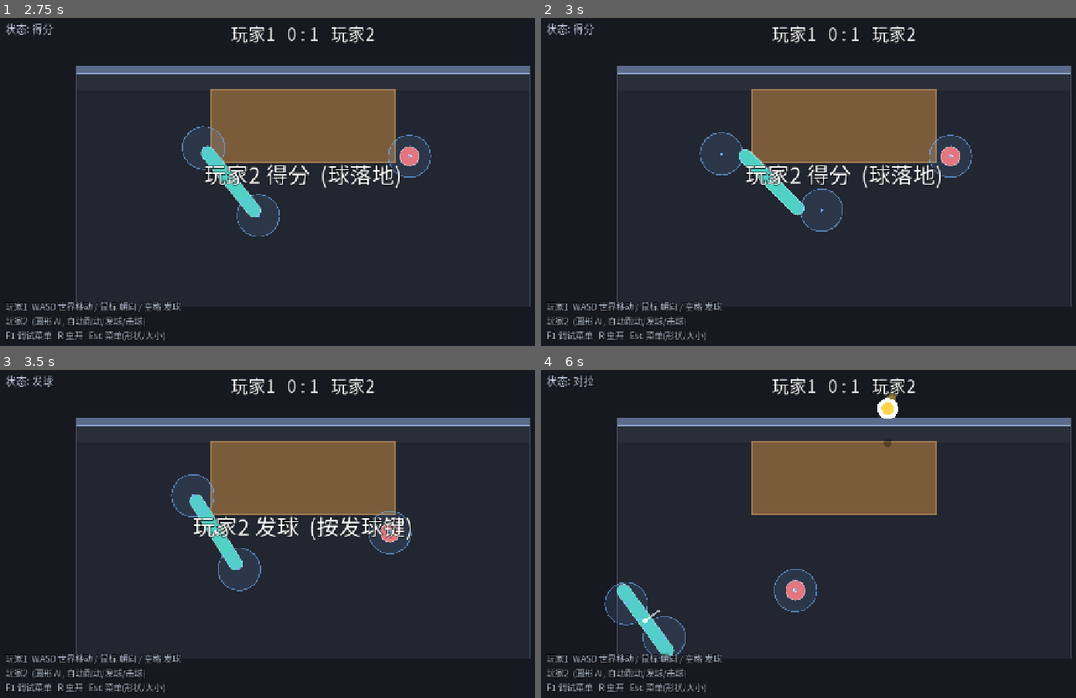
Above: before the commit, frames 1-4 (two rows, left to right).
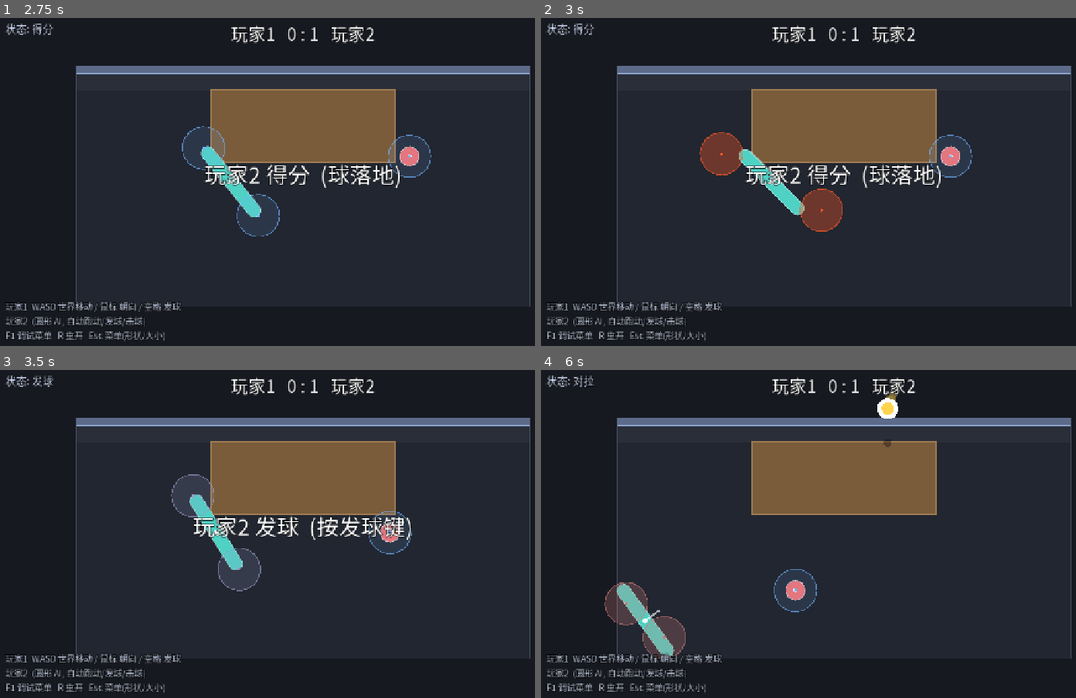
Above: after the commit, the same moments.

Repository: shuperidou/BMA-Arena
Game: Godot game, scene res://scenes/Main.tscn
Same seed, same stepped clock (60 frames per second), same inputs: the game is played once before the commit and once after it.
Inputs (mouse positions are in pixels of both pictures, inside the frame that each line leads up to):
- Up to frame 1 (2.75 s): tap Enter at 0.5 s; move the mouse to (438, 168) at 0.52 s; hold D 0.53-1.25 s; tap 2 at 0.6 s; click (438, 168) at 0.67 s; tap Space at 0.77 s; drag from (181, 204) to (272, 254) at 1.27 s; move the mouse to (363, 109) at 2.02 s; hold D from 2.03 s (still down); tap 4 at 2.1 s
- Up to frame 2 (3 s): release D at 2.75 s; tap Space at 2.75 s; drag from (813, 254) to (658, 132) at 2.77 s
- Up to frame 3 (3.5 s): no input
- Up to frame 4 (6 s): move the mouse to (1027, 589) at 3.52 s; hold A 3.53-4.25 s; tap 6 at 3.6 s; tap Space at 3.77 s; drag from (658, 484) to (749, 452) at 4.27 s; move the mouse to (872, 537) at 5.02 s; hold S 5.03-5.75 s; tap 8 at 5.1 s; click (872, 537) at 5.17 s; drag from (749, 452) to (722, 556) at 5.77 s

Frame 1 is identical in both runs. In frame 2, 1.7% of the frame differs, in the area x 29-57%, y 34-66%; in frame 3, 0.2%; in frame 4, 1.6%.

Commit message:
fix(hit): power was one-directional - maxf(v_along,0) clamped negative (drag-left) to 0. Use absf so both swing directions give power. + T19 regression

Diff:
--- a/scripts/match/hit_system.gd
+++ b/scripts/match/hit_system.gd
@@ -26,8 +26,8 @@
 	var v_along: float = zone_vel.dot(facing)
 	var v_perp: float = zone_vel.dot(perp)
 
-	# --- 力度：沿朝向的分速度 -> 曲线 -> 球速 ---
-	var t: float = clampf(maxf(v_along, 0.0) / ref, 0.0, 1.0)
+	# --- 力度：沿朝向的分速度 -> 曲线 -> 球速 (用绝对值: 左右任一向甩都能发力, 不再只有单向) ---
+	var t: float = clampf(absf(v_along) / ref, 0.0, 1.0)
 	var strength: float = pow(t, maxf(GameConfig.hit_speed_curve, 0.05))
 	var ball_speed: float = lerpf(GameConfig.hit_speed_min, GameConfig.hit_speed_max, strength)
 
--- a/scripts/player/player_controller.gd
+++ b/scripts/player/player_controller.gd
@@ -120,7 +120,7 @@
 func _swing_power01(sw: Vector2) -> float:
 	var facing: Vector2 = Vector2.RIGHT.rotated(rotation)
 	var ref: float = maxf(GameConfig.hit_zone_speed_ref, 1.0)
-	var t: float = clampf(maxf(sw.dot(facing), 0.0) / ref, 0.0, 1.0)
+	var t: float = clampf(absf(sw.dot(facing)) / ref, 0.0, 1.0)
 	return pow(t, maxf(GameConfig.hit_speed_curve, 0.05))
 
 ## P4 体型代价: 移动速度倍率 (越大越慢)。只作用玩家(索引1), AI 不继承玩家变异。
--- a/scripts/tools/hit_test.gd
+++ b/scripts/tools/hit_test.gd
@@ -450,6 +450,18 @@
 	_check("T18 目标点落在可达区(允许压桌)", tgt_y > -178.0,
 		"tgt_y=%.0f (table bottom=-28, block bottom=%.0f)" % [tgt_y, GameConfig.table_block_rect().end.y])
 
+	# T19: 力度左右对称 (沿朝向/反朝向甩都能发力; 回归: 旧代码 maxf(v_along,0) 把反向夹成 0)
+	p1.rotation = -PI / 2.0
+	var f19: Vector2 = Vector2.RIGHT.rotated(p1.rotation)
+	var ref19: float = GameConfig.hit_zone_speed_ref
+	ball.global_position = Vector2(0.0, -60.0)
+	_setv(f19 * (ref19 * 0.8))
+	var r_right: Dictionary = HitSystem.compute(p1, zone, ball)
+	_setv(f19 * (-ref19 * 0.8))
+	var r_left: Dictionary = HitSystem.compute(p1, zone, ball)
+	_check("T19 左右甩力度对称", absf(float(r_right.ball_speed) - float(r_left.ball_speed)) < 0.5,
+		"顺=%.0f 反=%.0f" % [float(r_right.ball_speed), float(r_left.ball_speed)])
+
 ## 给定落点 x, 算出 AI 经 HitSystem 后的实际落点 x。
 func _ai_landing_x(ai: AiPlayer, aim_x: float) -> float:
 	ai._ai_aim_x = aim_x
